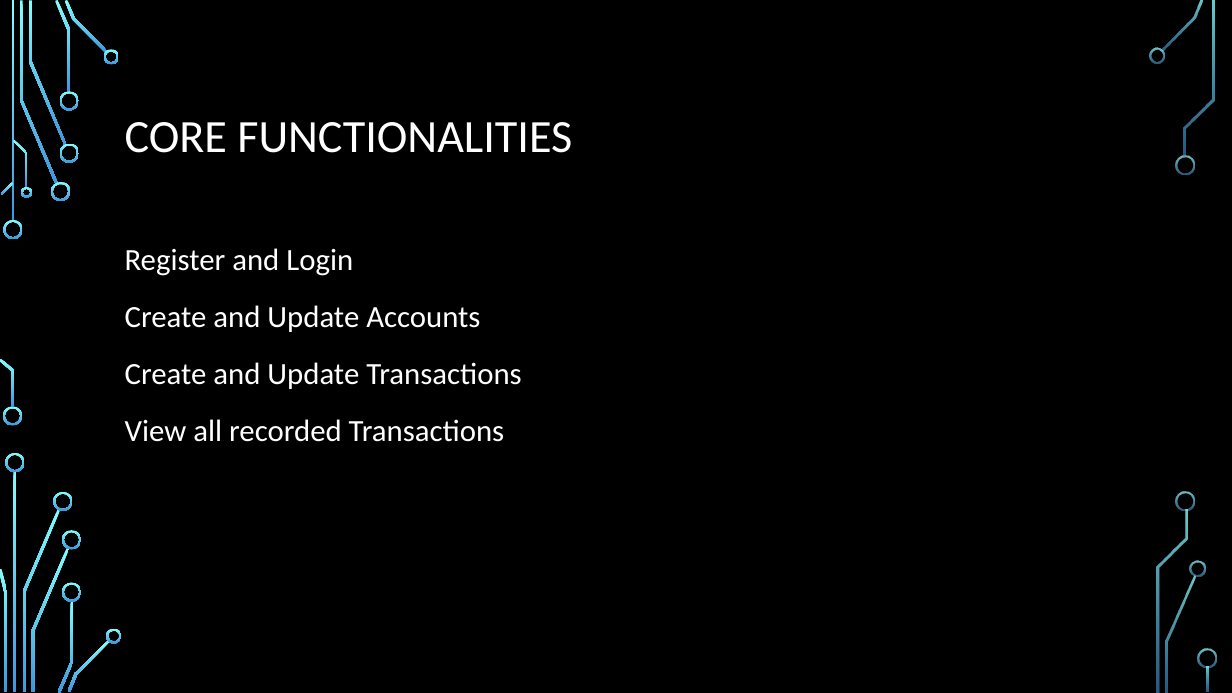
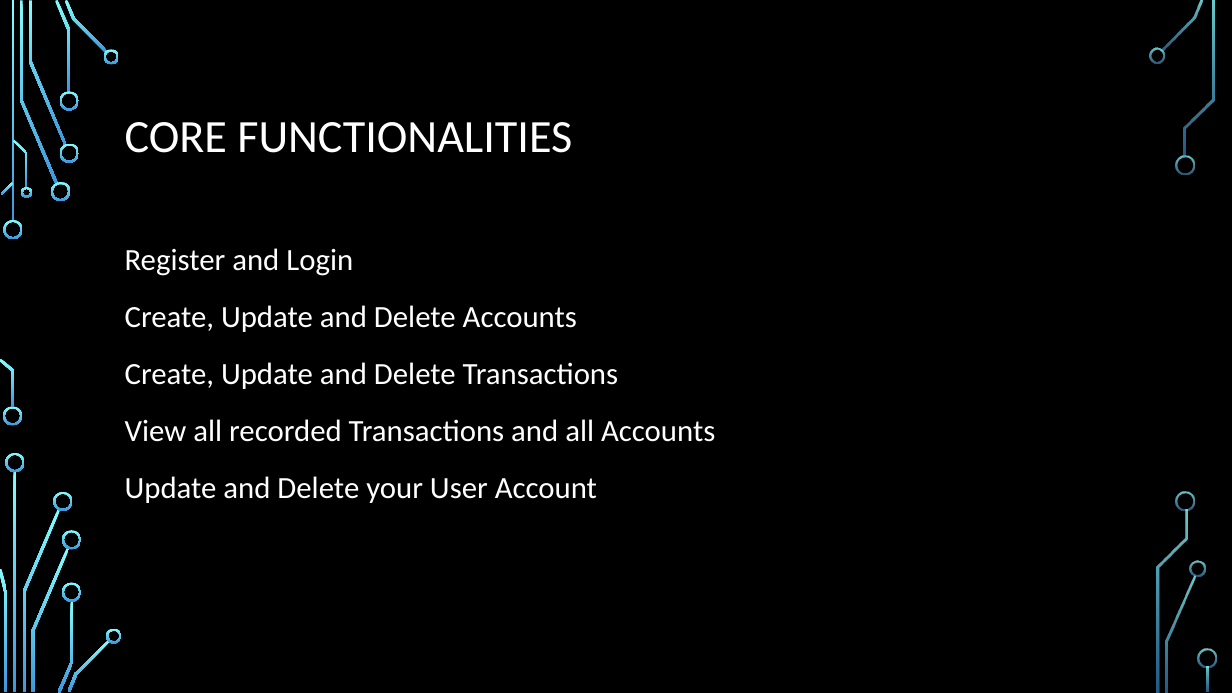
Before and after one commit to MichaelDuToit/SD6501_BudgieCoin_Project, a slide deck: slide 3 of Documentation/Final Project Documentation/SD6501_FinalProject_Presentation_MDuToit.pptx. Drawn at 1232x693 pixels with LibreOffice and Linux fonts; fonts in the diff are those of the drawing; background and template pictures are left out. Boxes give left, top, right and bottom in pixels: in the first picture for what was removed or moved away, otherwise in the second. Text is boxed around its words. In the diff, an @@ line names an element or a change of style, - is before the commit and + after.

```diff
--- a/Documentation/Final Project Documentation/SD6501_FinalProject_Presentation_MDuToit.pptx
+++ b/Documentation/Final Project Documentation/SD6501_FinalProject_Presentation_MDuToit.pptx
@@ text at <box>125,305,715,503</box>: text changed @@
-Create and Update Accounts
-Create and Update Transactions
-View all recorded Transactions
+Create, Update and Delete Accounts
+Create, Update and Delete Transactions
+View all recorded Transactions and all Accounts
+Update and Delete your User Account
```
Also in this commit, not shown: 2 other files.
